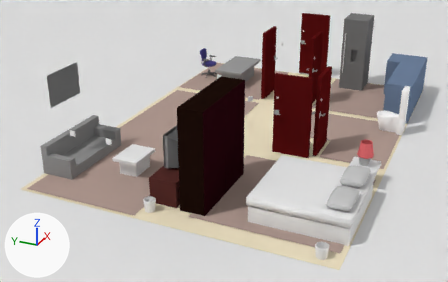
The Blender file app/blender/apartment.blend as it was, and as the next commit left it.
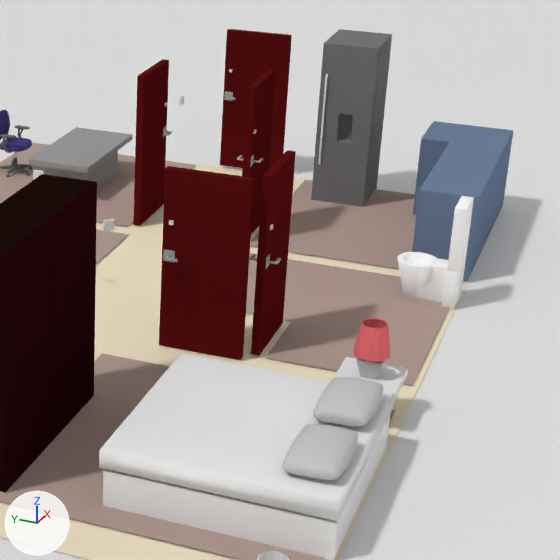
There are two pictures of each version: one whole from a camera (50 mm lens) standing at (-13.9, -5.32, 6.49) and looking at (-0.76, 0.6, -0.07), one close up on the part from 45% to 100% of the width and 0% to 87% of the height. The axes (+X, +Y, +Z) are drawn at lower left. The lights are the same throughout.

Script lines for the objects in view, before the commit:
```python
me_cube_022 = bpy.data.meshes.new('Cube.022')
me_cube_022.from_pydata(...)  # 61 vertices, 57 faces; spans x -0.38..0.33, y -0.14..0.54, z -1.01..1.15
me_cube_022.materials.append(mat_frigo)  # grey #777777
me_cube_032 = bpy.data.meshes.new('Cube.032')
me_cube_032.from_pydata(...)  # 32 vertices, 30 faces; spans x -1.41..1.41, y -1.41..1.41, z -1.0..1.03
me_plane = bpy.data.meshes.new('Plane')
me_plane.from_pydata([(1.0, -1.0, 0.0), (-1.0, -1.0, 0.0), (1.0, 1.0, 0.0), (-1.0, 1.0, 0.0)], [], [(1, 0, 2, 3)])
me_plane.materials.append(mat_floor)  # beige #eee1c3
ob_bedroom_table = bpy.data.objects.new('bedroom_table', me_cube_032)
ob_bedroom_table.location = (-1.67, -3.15, 0.22)
ob_bedroom_table.scale = (0.213, 0.213, 0.211)
ob_floor = bpy.data.objects.new('floor', me_plane)
ob_floor.location = (0.0, 0.0, 0.0)
ob_floor.scale = (5.0, 3.5, 1.0)
ob_fridge = bpy.data.objects.new('fridge', me_cube_022)
ob_fridge.location = (4.44, -1.47, 1.01)
ob_fridge.rotation_euler = (0.0, 0.0, -1.571)  # degrees (0, 0, -90)
# also in view: 'bedroomCarpet' at (-2.99, -1.86, 0.02); 'toilet' at (1.47, -3.13, 0.6); 'fridge_door' at (4.19, -1.44, 1.08); 'lamp_cover' at (-1.66, -3.15, 0.82); 'wardrobe' at (-3.38, -0.34, 1.12)
```
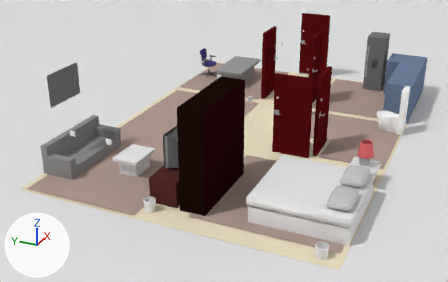
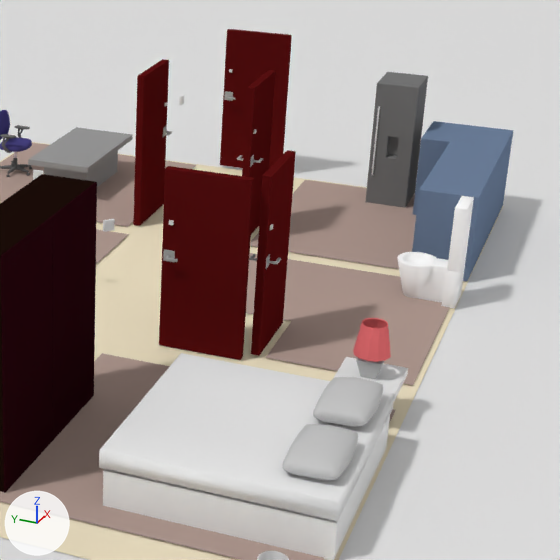
Commit message: Make fridge smaller

Boxes [x1, y1, x2, y2] around the edits, measured in the close-ups (560 x 560 px):
```json
{"object": "fridge_door", "change": "moved, rescaled", "before": [311, 40, 381, 207], "after": [365, 81, 420, 208], "on screen": "21% narrower, 24% shorter"}
{"object": "fridge", "change": "moved, rescaled", "before": [328, 29, 392, 203], "after": [379, 72, 428, 205], "on screen": "23% narrower, 23% shorter"}
```

Scene script edits in JSON lines:
```json
{"op": "set", "path": "ob_fridge.location", "old": "(4.44, -1.47, 1.01)", "new": "(4.56, -2.08, 0.78)"}
{"op": "set", "path": "ob_fridge.scale", "old": "(1.0, 1.0, 1.0)", "new": "(0.761, 0.761, 0.761)"}
```
